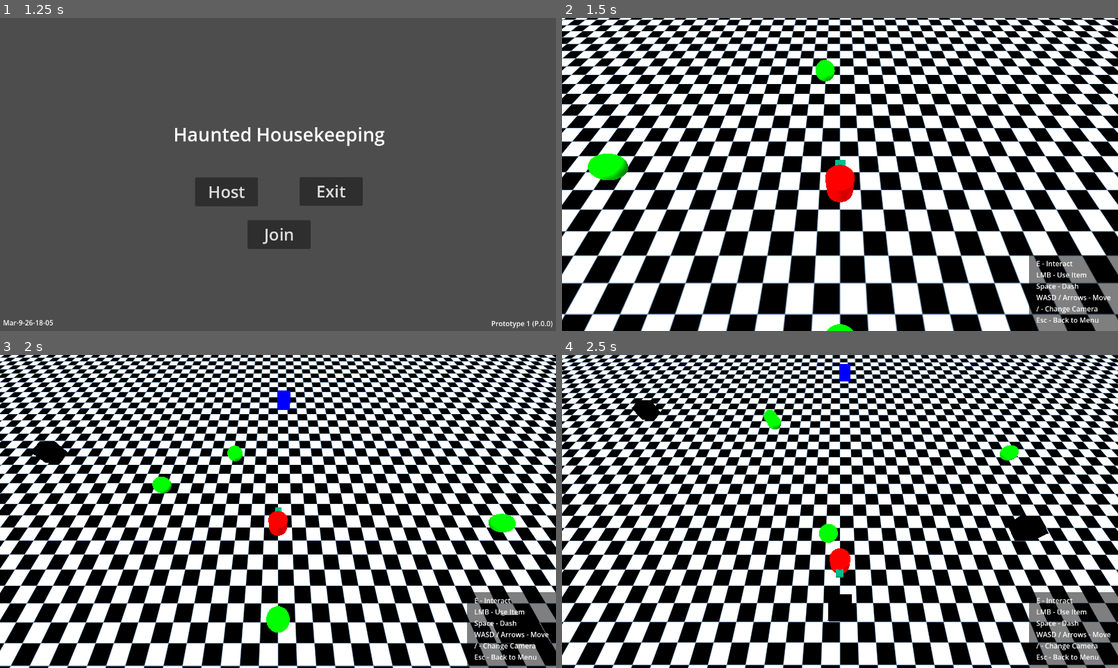
Above: before the commit, frames 1-4 (two rows, left to right).
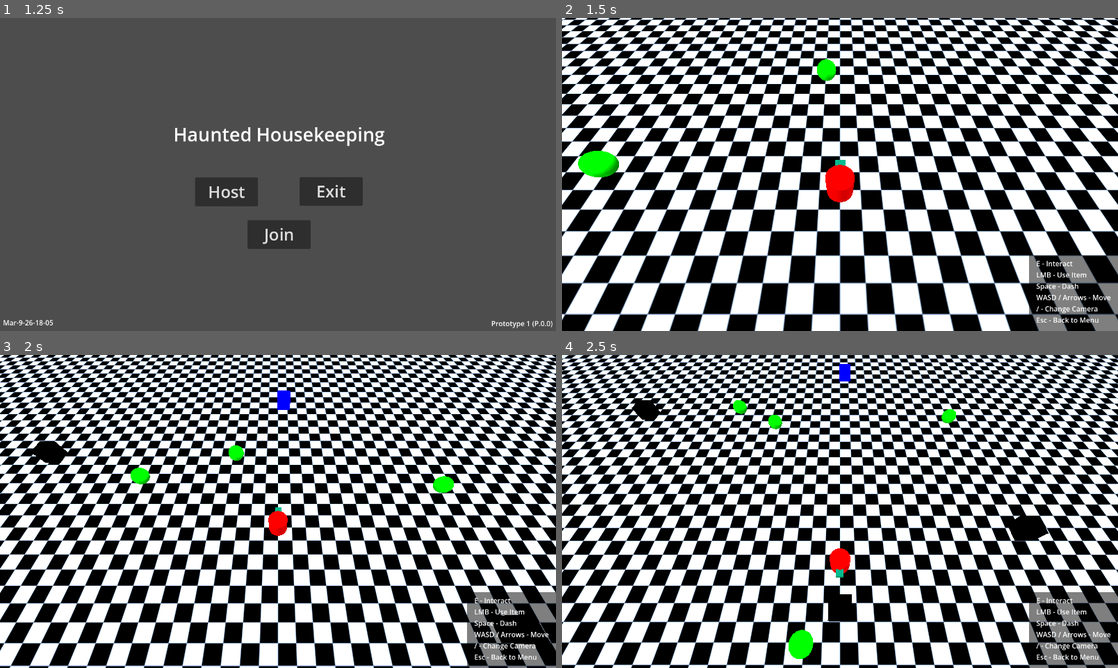
Above: after the commit, the same moments.

Repository: 0rbios/Haunted-Housekeeping
Game: Godot game, scene res://Maps/Main Menu/main_menu.tscn
The game is run twice, just before and just after one commit, with the same random seed, the same clock (stepped at 60 frames per second) and the same inputs.
Inputs (mouse positions are in pixels of both pictures, inside the frame that each line leads up to):
- Up to frame 1 (1.25 s): tap Enter at 0.5 s; move the mouse to (400, 158) at 0.52 s; hold D (Right) from 0.53 s (still down); tap E (Interact) at 0.6 s
- Up to frame 2 (1.5 s): release D (Right) at 1.25 s; click "Host" at 1.25 s
- Up to frame 3 (2 s): no input
- Up to frame 4 (2.5 s): move the mouse to (728, 527) at 2.02 s; hold S (Down) from 2.03 s (still down); tap Space (Dash) at 2.1 s; tap E (Interact) at 2.3 s

Frame 1 is identical in both runs. In frame 2, 0.5% of the frame differs, in the area x 2-53%, y 13-100%; in frame 3, 1.0%, in the area x 23-93%, y 28-89%; in frame 4, 0.9%.

Commit message:
Ghosts Now Synch Between Players - Object Pickup Broken

Diff:
--- a/Objects/Ghost/Scripts/ghost.gd
+++ b/Objects/Ghost/Scripts/ghost.gd
@@ -12,25 +12,31 @@
 var objects
 var pickupObject
 var carryingNode = null
+var playerHovering = false
+
+# Multiplayer
+var canChoose = false
 
 # Functions --------------------
-
-func _ready():
-	_choose_action()
 
 func _rest_over():
 	_choose_action()
 
 func _physics_process(_delta):
+	if multiplayer.is_server() and canChoose == false:
+		canChoose = true
+		_choose_action()
+
 	if carryingNode != null:
 		carryingNode.rotation = self.rotation
 		carryingNode.position = Vector3(self.position.x, self.position.y + 1, self.position.z)
 
 func _choose_action():
-	match rng.randi_range(0, 2):
-		0: _move_to(_generate_random_pos(-50, 50, -50, 50), "cont")
-		1: $"Rest Timer".start()
-		2: _pickup()
+	if canChoose == true:
+		match rng.randi_range(0, 1):
+			0: _move_to(_generate_random_pos(-50, 50, -50, 50), "cont")
+			1: $"Rest Timer".start()
+			2: _pickup()
 
 func _generate_random_pos(minX, maxX, minZ, maxZ):
 	return Vector3(rng.randf_range(minX, maxX), 0.6, rng.randf_range(minZ,maxZ))
@@ -47,8 +53,7 @@
 
 func _move_finished_grab():
 	if pickupObject.carriedBy == null:
-		pickupObject.carriedBy = self
-		carryingNode = pickupObject
+		pickupObject.pickup()
 	_choose_action()
 
 func _pickup():
--- a/Objects/Ghost/ghost.tscn
+++ b/Objects/Ghost/ghost.tscn
@@ -10,8 +10,12 @@
 
 [sub_resource type="SphereMesh" id="SphereMesh_8iwm6"]
 
+[sub_resource type="SceneReplicationConfig" id="SceneReplicationConfig_k7762"]
+properties/0/path = NodePath(".:position")
+properties/0/spawn = true
+properties/0/replication_mode = 1
+
 [node name="Ghost" type="RigidBody3D" unique_id=774080266 groups=["ghost"]]
-disable_mode = 2
 collision_layer = 2
 collision_mask = 10
 gravity_scale = 0.0
@@ -31,5 +35,8 @@
 [node name="Rest Timer" type="Timer" parent="." unique_id=21313540]
 one_shot = true
 
+[node name="Ghost Synchronizer" type="MultiplayerSynchronizer" parent="." unique_id=1606127211]
+replication_config = SubResource("SceneReplicationConfig_k7762")
+
 [connection signal="body_entered" from="." to="." method="_collision_detected"]
 [connection signal="timeout" from="Rest Timer" to="." method="_rest_over"]
--- a/Objects/Pickups/Script/pickup.gd
+++ b/Objects/Pickups/Script/pickup.gd
@@ -7,7 +7,7 @@
 
 # Carrying
 var possibleCarrier = null
-var carriedBy = null
+@export var carriedBy = null
 
 # Functions --------------------
 
@@ -16,23 +16,26 @@
 
 	if Input.is_action_just_pressed("Interact"):
 		if carriedBy == null and possibleCarrier != null:
-			carriedBy = possibleCarrier
-			self.position = Vector3(0,0,0)
-			carriedBy.carryingNode = self
-			reparent(carriedBy, false)
-			self.rotation = Vector3(0, 0, 0)
+			pickup()
 		elif carriedBy != null:
 			drop()
 
 func _collision_enter(body: Node3D):
-	if body.is_in_group("player") and !body.playerHovering:
-		body.playerHovering = true
-		possibleCarrier = body
+	if (body.is_in_group("player") or body.is_in_group("ghost")) and !body.playerHovering:
+			body.playerHovering = true
+			possibleCarrier = body
 
 func _collision_exit(body: Node3D):
-	if body.is_in_group("player"):
+	if body.is_in_group("player") or body.is_in_group("ghost"):
 		body.playerHovering = false
 		possibleCarrier = null
+
+func pickup():
+	carriedBy = possibleCarrier
+	self.position = Vector3(0,0,0)
+	carriedBy.carryingNode = self
+	reparent(carriedBy, false)
+	self.rotation = Vector3(0, 0, 0)
 
 func drop():
 	self.position = carriedBy.position
--- a/Objects/Pickups/pickup.tscn
+++ b/Objects/Pickups/pickup.tscn
@@ -11,8 +11,14 @@
 
 [sub_resource type="BoxShape3D" id="BoxShape3D_7kwjt"]
 
+[sub_resource type="SceneReplicationConfig" id="SceneReplicationConfig_7kwjt"]
+properties/0/path = NodePath(".:carriedBy")
+properties/0/spawn = true
+properties/0/replication_mode = 1
+
 [node name="Object" type="RigidBody3D" unique_id=203089754 groups=["object"]]
 collision_layer = 4
+collision_mask = 3
 linear_velocity = Vector3(0, 0.1, 0)
 script = ExtResource("1_l2ofb")
 
@@ -28,5 +34,8 @@
 [node name="Hitbox" type="CollisionShape3D" parent="Pickup Box" unique_id=1258640100]
 shape = SubResource("BoxShape3D_7kwjt")
 
+[node name="MultiplayerSynchronizer" type="MultiplayerSynchronizer" parent="." unique_id=283157735]
+replication_config = SubResource("SceneReplicationConfig_7kwjt")
+
 [connection signal="body_entered" from="Pickup Box" to="." method="_collision_enter"]
 [connection signal="body_exited" from="Pickup Box" to="." method="_collision_exit"]
--- a/Objects/Player/Scripts/player_movement.gd
+++ b/Objects/Player/Scripts/player_movement.gd
@@ -11,7 +11,7 @@
 var velocity = Vector3(0, 0, 0)
 
 # Carrying
-var carryingNode
+@export var carryingNode: Node
 var playerHovering = false
 
 # Functions --------------------
--- a/Objects/Player/player.tscn
+++ b/Objects/Player/player.tscn
@@ -24,6 +24,9 @@
 properties/1/path = NodePath(".:position")
 properties/1/spawn = true
 properties/1/replication_mode = 1
+properties/2/path = NodePath(".:carryingNode")
+properties/2/spawn = true
+properties/2/replication_mode = 1
 
 [node name="Player" type="RigidBody3D" unique_id=895042765 groups=["player"]]
 gravity_scale = 0.0
